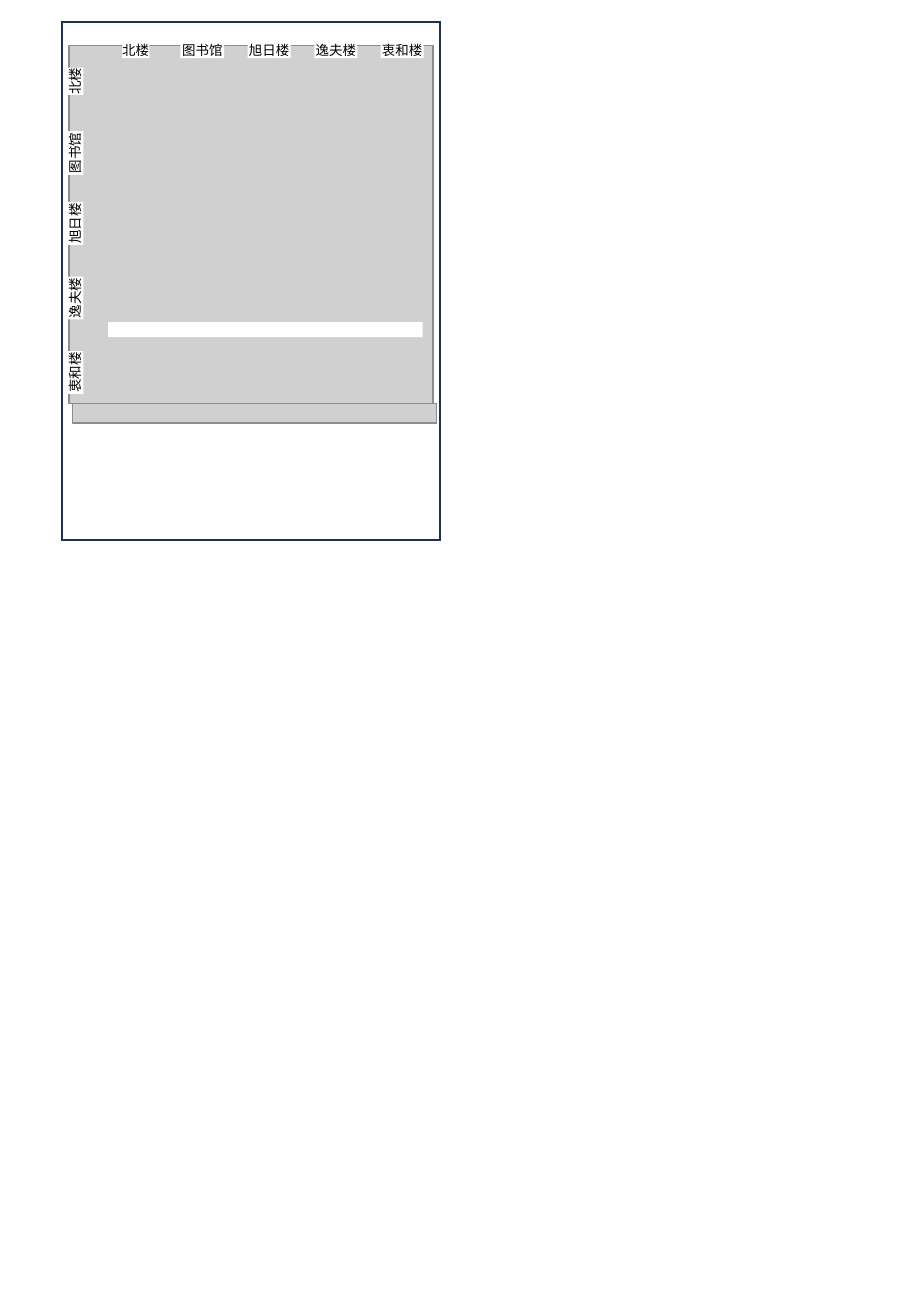
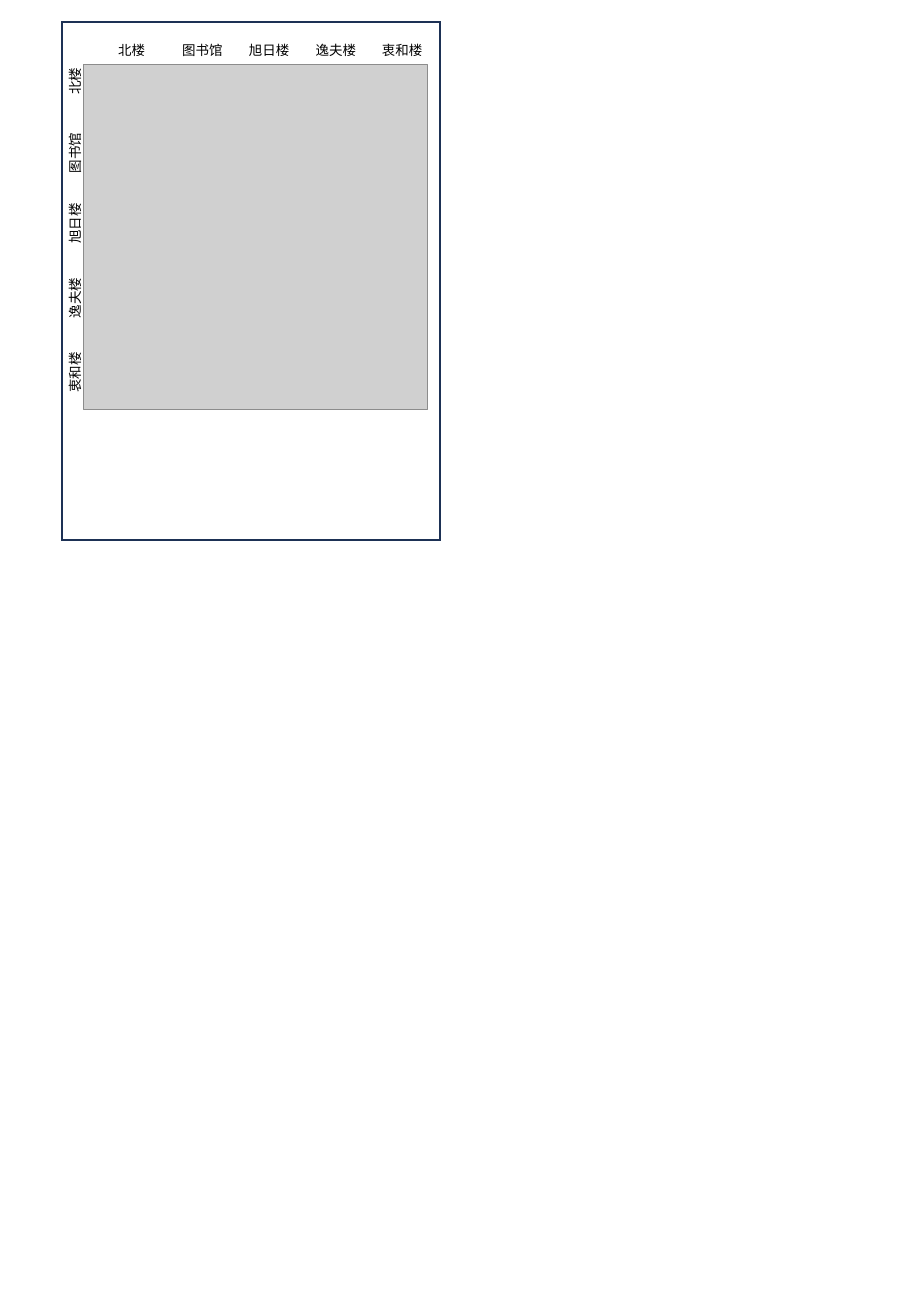
Before and after one commit to youtian95/Paper-IMTongjiBldLoss, a slide deck: slide 1 of Figures/图27 空间相关性衰减.pptx. Drawn at 911x1316 pixels with LibreOffice and Linux fonts; fonts in the diff are those of the drawing; grey boxes stand for pictures. Boxes give left, top, right and bottom in pixels: in the first picture for what was removed or moved away, otherwise in the second. Text is boxed around its words. In the diff, an @@ line names an element or a change of style, - is before the commit and + after.

```diff
--- a/Figures/图27 空间相关性衰减.pptx
+++ b/Figures/图27 空间相关性衰减.pptx
@@ rectangle "北楼": place and size @@
-rectangle "北楼" at [123, 41, 149, 57]
+rectangle "北楼" at [118, 41, 145, 57]
@@ picture: place and size @@
-picture at [69, 45, 434, 403]
+picture at [84, 64, 428, 409]
@@ rectangle removed at [108, 322, 423, 336] @@
@@ picture removed at [73, 403, 437, 423] @@
```
Also in this commit, not shown: 26 other files.
